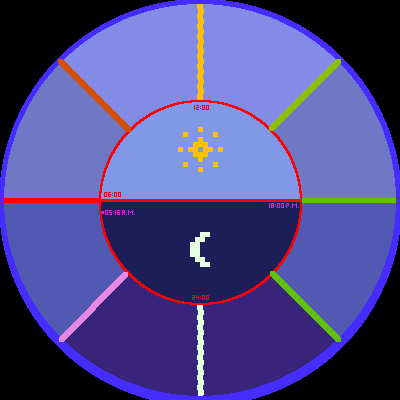
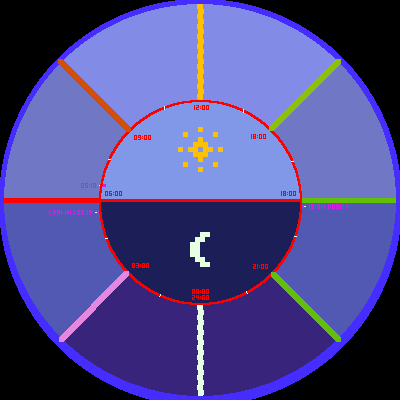
Before/after of a 400 x 400 layered artwork. What changed in the layer stack:
painted on "day_cycle" over box(49, 106, 348, 297)
